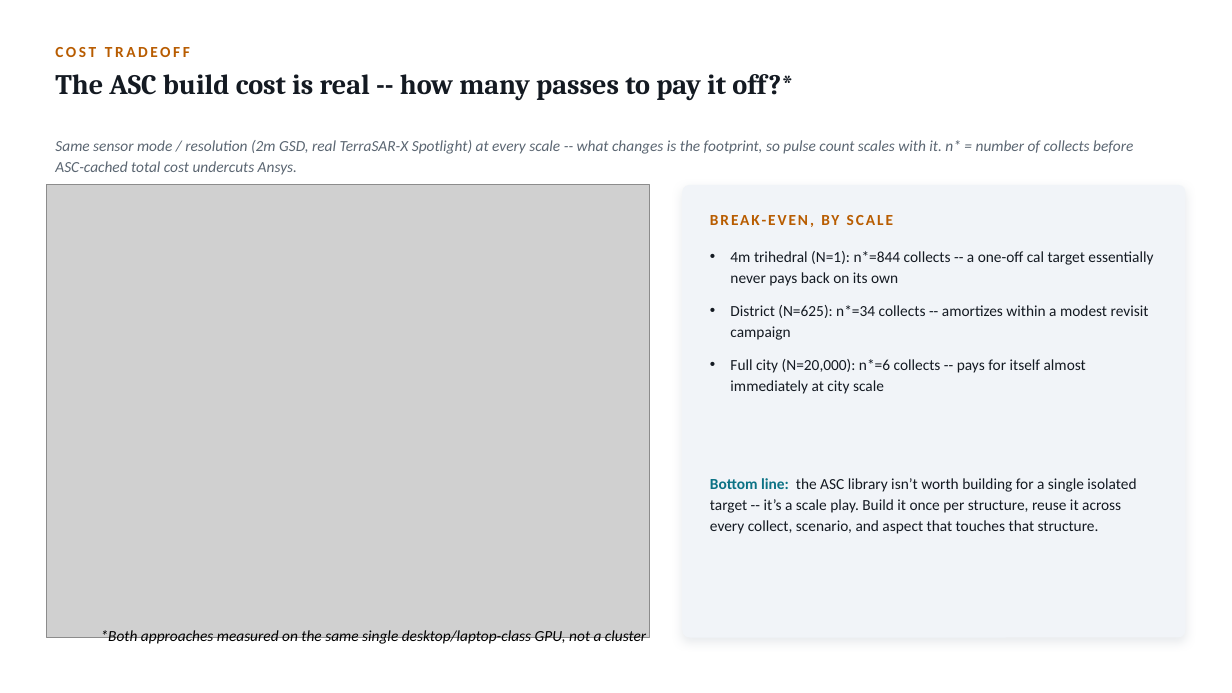
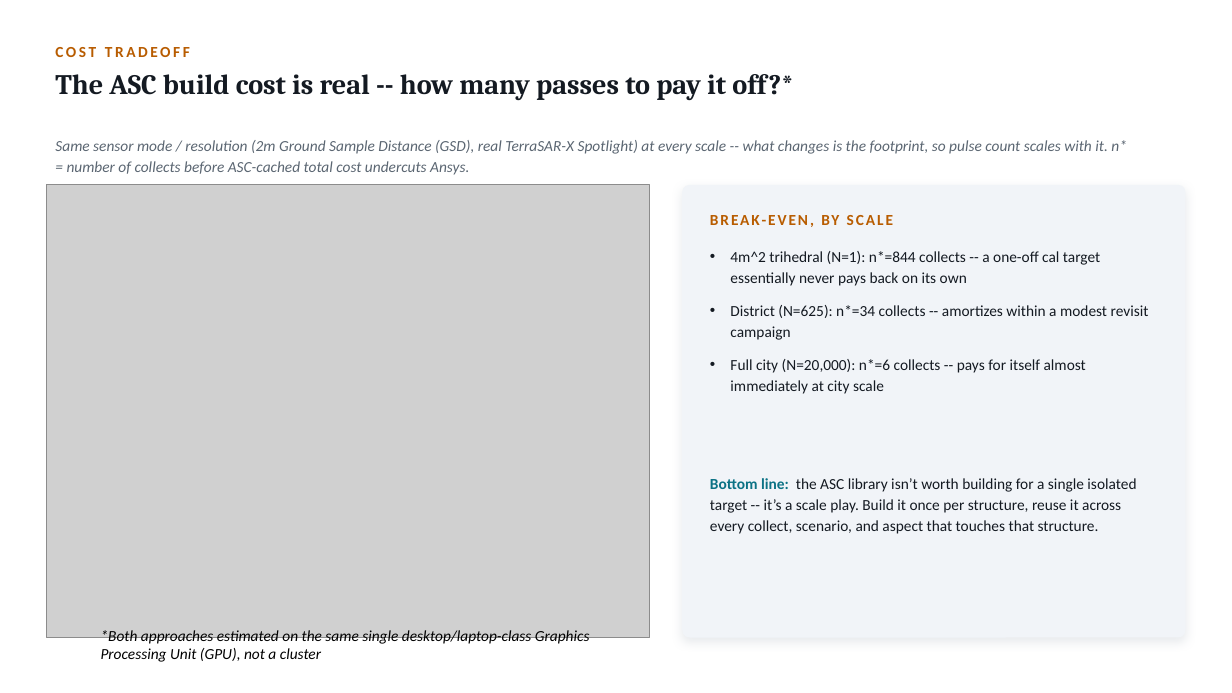
Before and after one commit to dphilli1-00/portfolio, a slide deck: slide 6 of beyond SARCASTIC.pptx. Drawn at 1232x693 pixels with LibreOffice and Linux fonts; fonts in the diff are those of the drawing; grey boxes stand for pictures. Boxes give left, top, right and bottom in pixels: in the first picture for what was removed or moved away, otherwise in the second. Text is boxed around its words. In the diff, an @@ line names an element or a change of style, - is before the commit and + after.

```diff
--- a/beyond SARCASTIC.pptx
+++ b/beyond SARCASTIC.pptx
@@ text at box(55, 140, 1127, 175): text changed @@
-Same sensor mode / resolution (2m GSD, real TerraSAR-X Spotlight) at every scale -- what changes is the footprint, so pulse count scales with it. n* = number of collects before ASC-cached total cost undercuts Ansys.
+Same sensor mode / resolution (2m Ground Sample Distance (GSD), real TerraSAR-X Spotlight) at every scale -- what changes is the footprint, so pulse count scales with it. n* = number of collects before ASC-cached total cost undercuts Ansys.
@@ text at box(730, 251, 1100, 286): text changed @@
-• 4m trihedral (N=1): n*=844 collects -- a one-off cal target essentially never pays back on its own
+• 4m^2 trihedral (N=1): n*=844 collects -- a one-off cal target essentially never pays back on its own
@@ text at box(101, 630, 590, 662): text changed @@
-*Both approaches measured on the same single desktop/laptop-class GPU, not a cluster
+*Both approaches estimated on the same single desktop/laptop-class Graphics Processing Unit (GPU), not a cluster
```
Also in this commit, not shown: 5 other slides changed, 26 other files.
